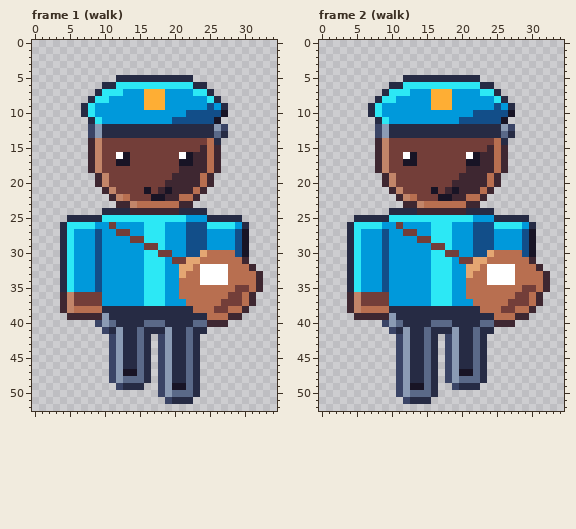
Two states of a pixel-art file, art/depths/mail-carrier@62.aseprite. The picture above was drawn from the file before the commit.
35x53 pixels, 4 frames. Shown: frame 1 (walk), frame 2 (walk). The commit also changed other frames, which this record leaves out.
Once edited:
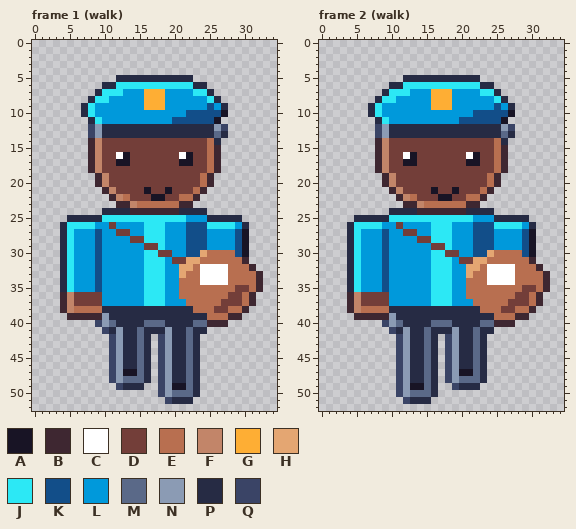
Palette (. is transparent): A #181425  B #3e2731  C #ffffff  D #733e39  E #b86f50  F #c28569  G #feae34  H #e4a672  J #2ce8f5  K #124e89  L #0099db  M #5a6988  N #8b9bb4  P #262b44  Q #3a4466
The edit:
Changed rows in their new state; - is an unchanged pixel.
Frame 1 (walk):
first column x 18:
15 ------D
16 -----DD
17 -----DD
18 ---DDDD
19 --DDDD-
20 -DDDDD-
21 D-DDD--
22 -DD----
Frame 2 (walk): the same change as frame 1 (walk)
